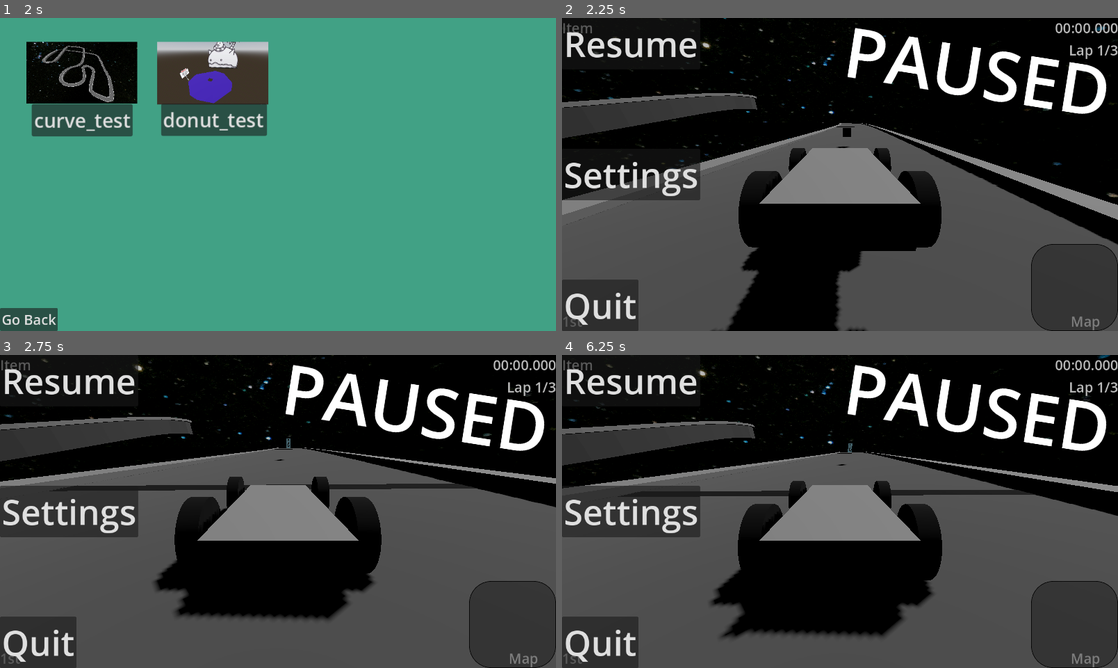
Above: before the commit, frames 1-4 (two rows, left to right).
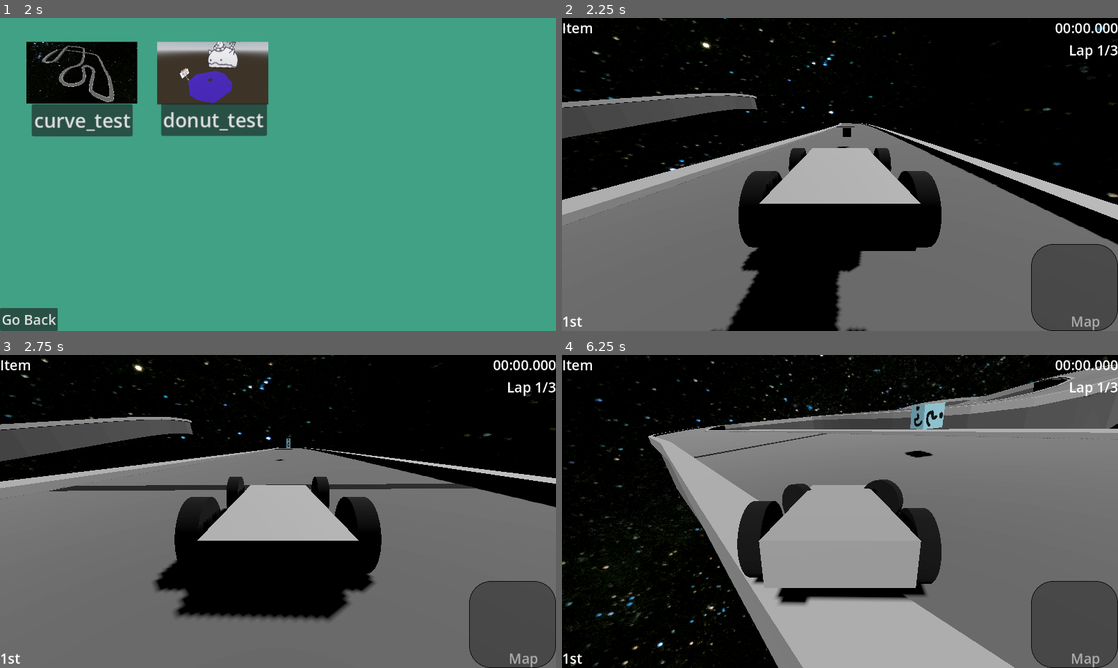
Above: after the commit, the same moments.

Repository: worcestertechnicalhighschool/kart-racer-origin
Game: Godot game, scene res://scenes/ui_scenes/menus/title_screen.tscn
The game is run twice, just before and just after one commit, with the same random seed, the same clock (stepped at 60 frames per second) and the same inputs.
Inputs:
- Up to frame 1 (2 s): click "Single Player" at 0.5 s; click "Single Player" at 1.25 s
- Up to frame 2 (2.25 s): click "curve_test" at 2 s
- Up to frame 3 (2.75 s): no input
- Up to frame 4 (6.25 s): hold D (right) 2.78-3.53 s; hold Shift (drift) 2.78-3.53 s; hold S (backward) 3.53-4.28 s; tap Shift (drift) at 3.6, 5.1 s; hold D (right) 4.28-5.03 s; hold Shift (drift) 4.28-5.03 s; hold W (forward) 5.03-5.78 s; hold A (left) from 5.78 s (still down); hold Shift (drift) from 5.78 s (still down)

Frame 1 is identical in both runs. In frame 2, 42% of the frame differs, in the area x 0-100%, y 0-100%; in frame 3, 53%; in frame 4, 76%.
Error before the commit: Parse Error: Function "pause_listen()" not found in base self. (res://scripts/car.gd:79)

Commit message:
OVERWRITE EVERYTHING WITH THIS CHANGE

Diff:
--- a/scenes/object_scenes/car.tscn
+++ b/scenes/object_scenes/car.tscn
@@ -92,9 +92,8 @@
 
 [node name="PauseMenu" parent="." instance=ExtResource("3_8ffs4")]
 
-
 [node name="PauseCooldownTimer" type="Timer" parent="."]
 
 [node name="Inventory" parent="." instance=ExtResource("4_3gxtt")]
 
-[node name="PauseCooldownTimer" type="Timer" parent="."]
+[node name="PauseCooldownTimer2" type="Timer" parent="."]
--- a/scripts/car.gd
+++ b/scripts/car.gd
@@ -76,10 +76,10 @@
 		steering = move_toward(steering, axis * MAX_STEER, delta * 10)
 
 	# listens for pause button
-	pause_listen()
+	#pause_listen()
 
 
-func _integrate_forces(state: PhysicsDirectBodyState3D) -> void:
+func _integrate_forces(_state: PhysicsDirectBodyState3D) -> void:
 	if drift:
 		linear_velocity.z = clamp(linear_velocity.z,old_velocity.z,old_velocity.z-10)
 		blwheel.wheel_friction_slip = 0
--- a/scripts/checkpoint.gd
+++ b/scripts/checkpoint.gd
@@ -15,7 +15,7 @@
 
 
 # Called every frame. 'delta' is the elapsed time since the previous frame.
-func _process(delta: float) -> void:
+func _process(_delta: float) -> void:
 	pass
 
 
--- a/scripts/item_box.gd
+++ b/scripts/item_box.gd
@@ -8,7 +8,7 @@
 
 	queue_free()
 
-func _process(_float) -> void:
+func _process(_delta: float) -> void:
 	if not tween_playing:
 		_start_tween()
 
--- a/scripts/jukebox.gd
+++ b/scripts/jukebox.gd
@@ -7,7 +7,7 @@
 
 
 # Called every frame. 'delta' is the elapsed time since the previous frame.
-func _process(delta: float) -> void:
+func _process(_delta: float) -> void:
 	pass
 
 
--- a/scripts/slip.gd
+++ b/scripts/slip.gd
@@ -13,7 +13,7 @@
 		queue_free()
 
 # Called every frame. 'delta' is the elapsed time since the previous frame.
-func _process(delta: float) -> void:
+func _process(_delta: float) -> void:
 	if $Timer.time_left > 0:
 		for node in car_parts:
 			if node is MeshInstance3D:
--- a/scripts/track_select.gd
+++ b/scripts/track_select.gd
@@ -6,7 +6,7 @@
 
 
 # Called every frame. 'delta' is the elapsed time since the previous frame.
-func _process(delta: float) -> void:
+func _process(_delta: float) -> void:
 	pass
 
 # goes to curve_test.tscn
--- a/scripts/trip.gd
+++ b/scripts/trip.gd
@@ -11,7 +11,7 @@
 
 
 # Called every frame. 'delta' is the elapsed time since the previous frame.
-func _process(delta: float) -> void:
+func _process(_delta: float) -> void:
 	$CollisionShape3D.disabled = hit
 
 
